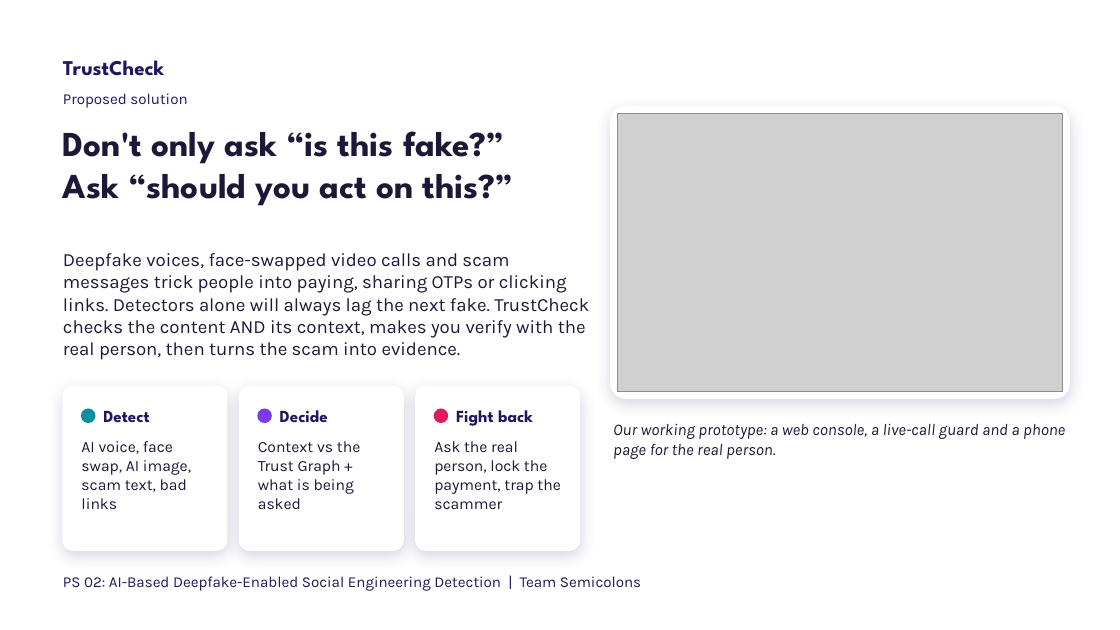
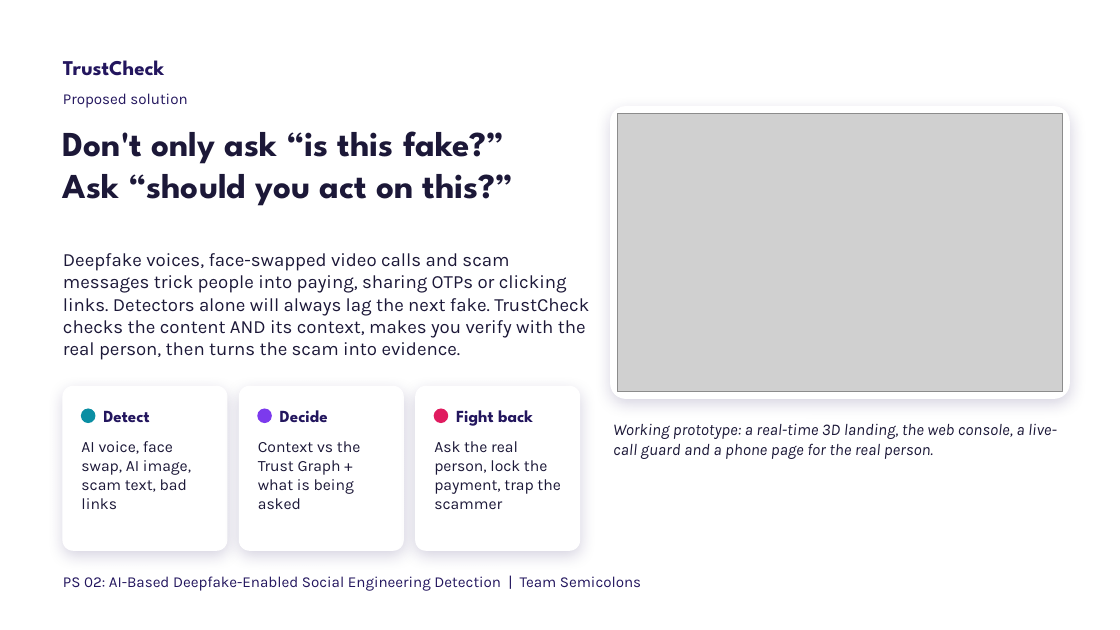
Before and after one commit to D3C0Y-1-0/Semicolons_D3C0Y_DhruvPatel, a slide deck: slide 1 of docs/TrustCheck_elimination.pptx. Drawn at 1120x630 pixels with LibreOffice and Linux fonts; fonts in the diff are those of the drawing; grey boxes stand for pictures; background and template pictures are left out. Boxes give left, top, right and bottom in pixels: in the first picture for what was removed or moved away, otherwise in the second. Text is boxed around its words. In the diff, an @@ line names an element or a change of style, - is before the commit and + after.

```diff
--- a/docs/TrustCheck_elimination.pptx
+++ b/docs/TrustCheck_elimination.pptx
@@ text at (x1=613, y1=424, x2=1057, y2=459): text changed @@
-Our working prototype: a web console, a live-call guard and a phone page for the real person.
+Working prototype: a real-time 3D landing, the web console, a live-call guard and a phone page for the real person.
```
Also in this commit, not shown: 1 other file.
